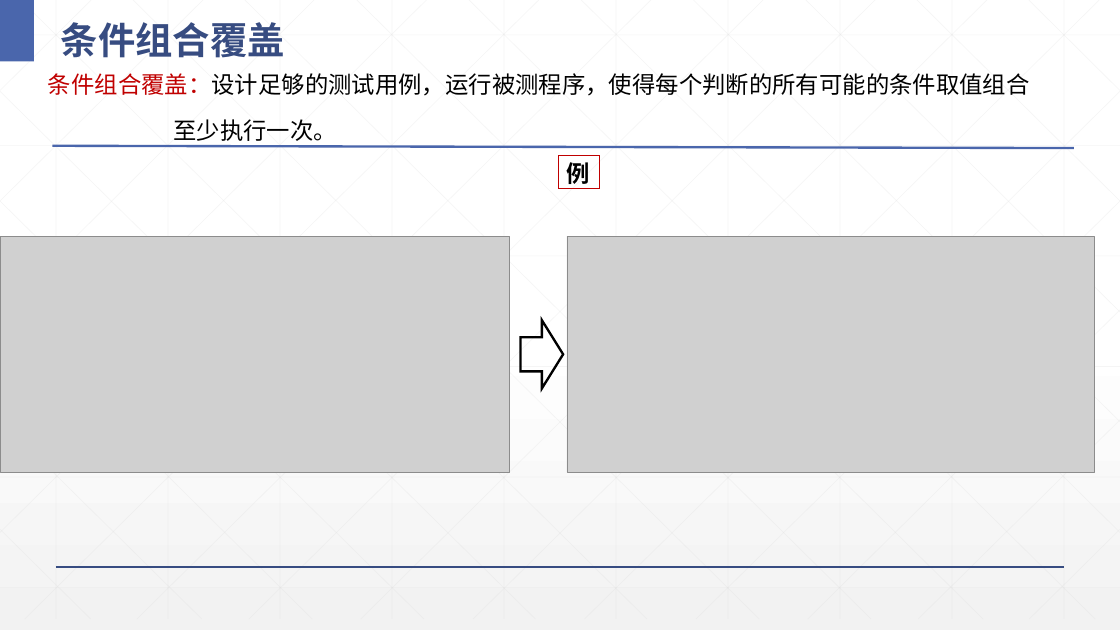
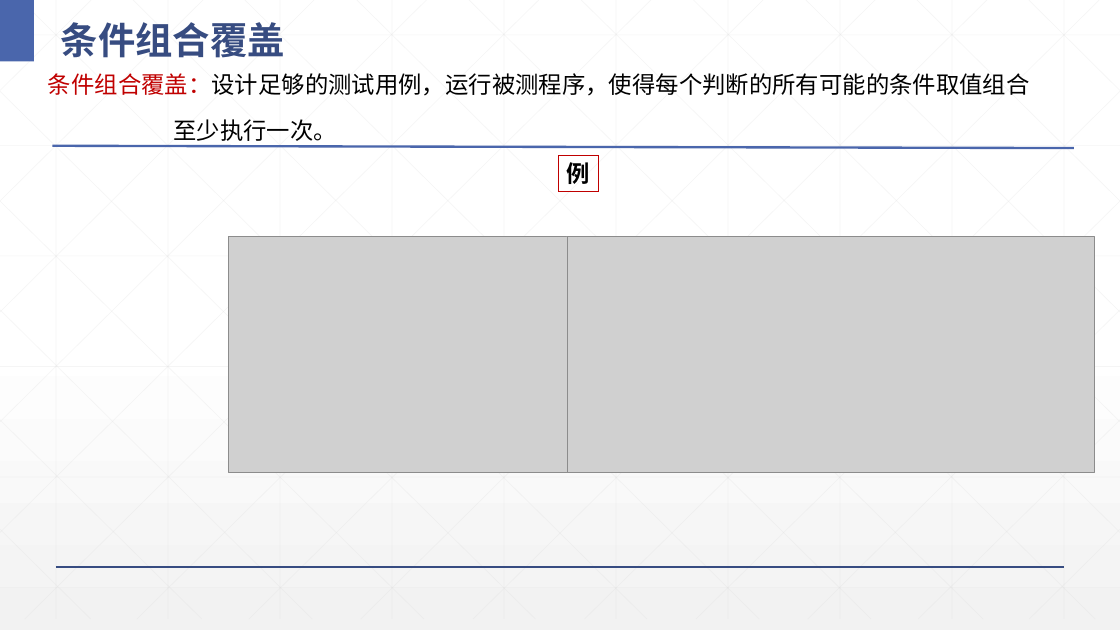
Before and after one commit to Panamera-Turbo/Software_Engineering, a slide deck: slide 92 of 6软件质量保证.pptx. Drawn at 1120x630 pixels with LibreOffice and Linux fonts; fonts in the diff are those of the drawing; grey boxes stand for pictures. Boxes give left, top, right and bottom in pixels: in the first picture for what was removed or moved away, otherwise in the second. Text is boxed around its words. In the diff, an @@ line names an element or a change of style, - is before the commit and + after.

```diff
--- a/6软件质量保证.pptx
+++ b/6软件质量保证.pptx
@@ picture: place and size @@
-picture at (0,236,510,472)
+picture at (229,236,739,472)
@@ right arrow removed at (521,320,564,388) @@
```
Also in this commit, not shown: 42 other slides changed, 7 other files.
